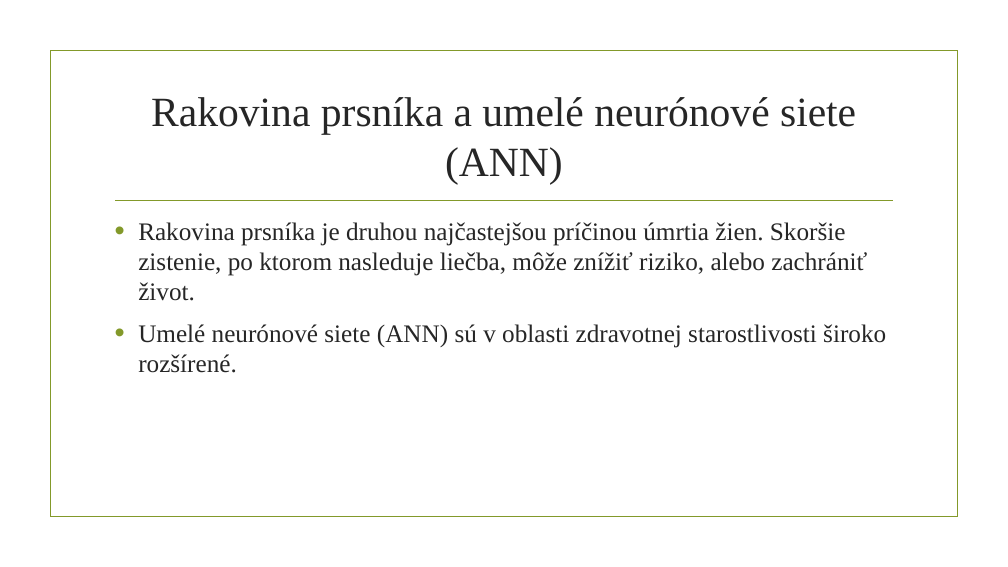
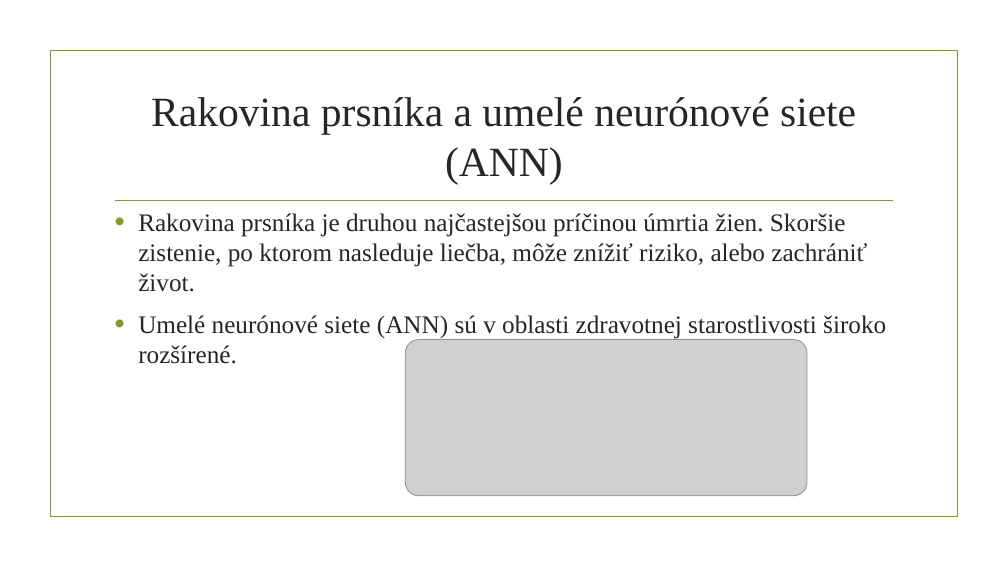
Before and after one commit to georgeob/Kysucky_NS2019, a slide deck: slide 3 of Kysucky_prezentacia.pptx. Drawn at 1008x567 pixels with LibreOffice and Linux fonts; fonts in the diff are those of the drawing; grey boxes stand for pictures; background and template pictures are left out. Boxes give left, top, right and bottom in pixels: in the first picture for what was removed or moved away, otherwise in the second. Text is boxed around its words. In the diff, an @@ line names an element or a change of style, - is before the commit and + after.

Commit message:
3.5. 2019 úprava prezentácie aj neuronovej siete

```diff
--- a/Kysucky_prezentacia.pptx
+++ b/Kysucky_prezentacia.pptx
@@ text "Rakovina prsníka je druhou najčastejšou ..." moved from (x1=138, y1=222, x2=886, y2=373) to (x1=138, y1=213, x2=886, y2=364) @@
@@ picture added at (x1=405, y1=340, x2=807, y2=496) @@
```
Also in this commit, not shown: 6 other slides changed, 1 slide added, 1 other file.
